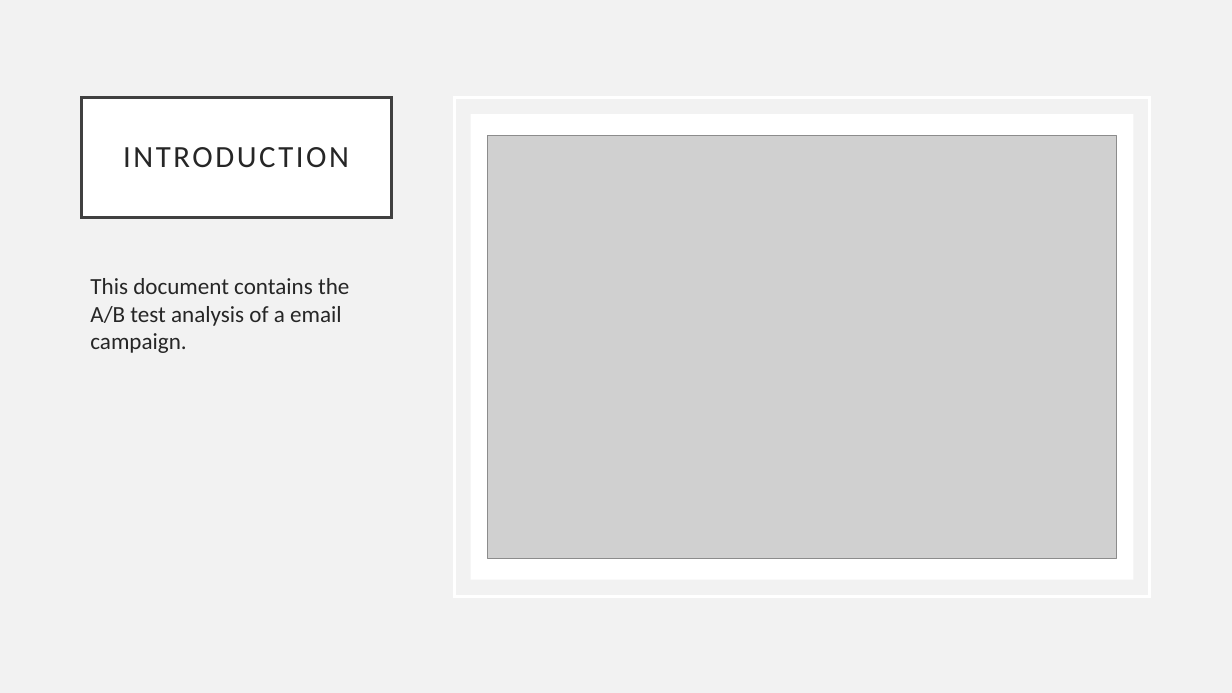
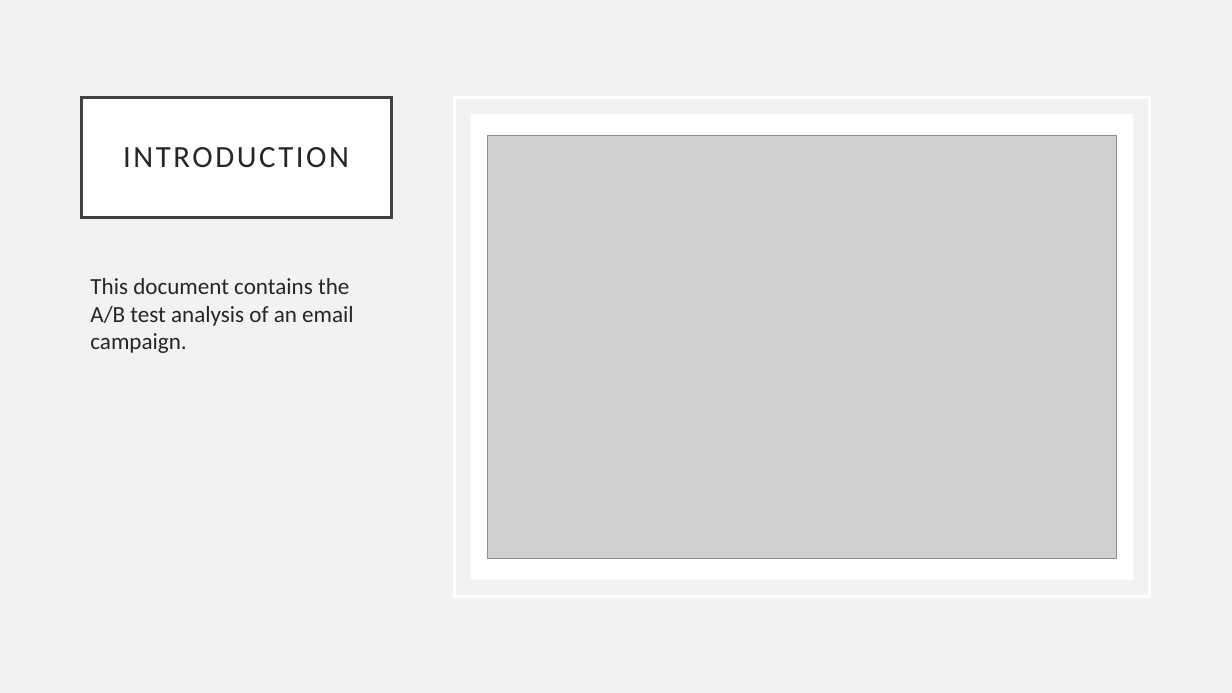
Before and after one commit to mwpnava/Data-Science-Projects, a slide deck: slide 3 of email_campaign/Presentation.pptx. Drawn at 1232x693 pixels with LibreOffice and Linux fonts; fonts in the diff are those of the drawing; grey boxes stand for pictures. Boxes give left, top, right and bottom in pixels: in the first picture for what was removed or moved away, otherwise in the second. Text is boxed around its words. In the diff, an @@ line names an element or a change of style, - is before the commit and + after.

Commit message:
A/B Test Analysis - email Campaign

```diff
--- a/email_campaign/Presentation.pptx
+++ b/email_campaign/Presentation.pptx
@@ text at (x1=90, y1=278, x2=354, y2=353): text changed @@
-This document contains the A/B test analysis of a email campaign.
+This document contains the A/B test analysis of an email campaign.
```
Also in this commit, not shown: 4 other slides changed.
